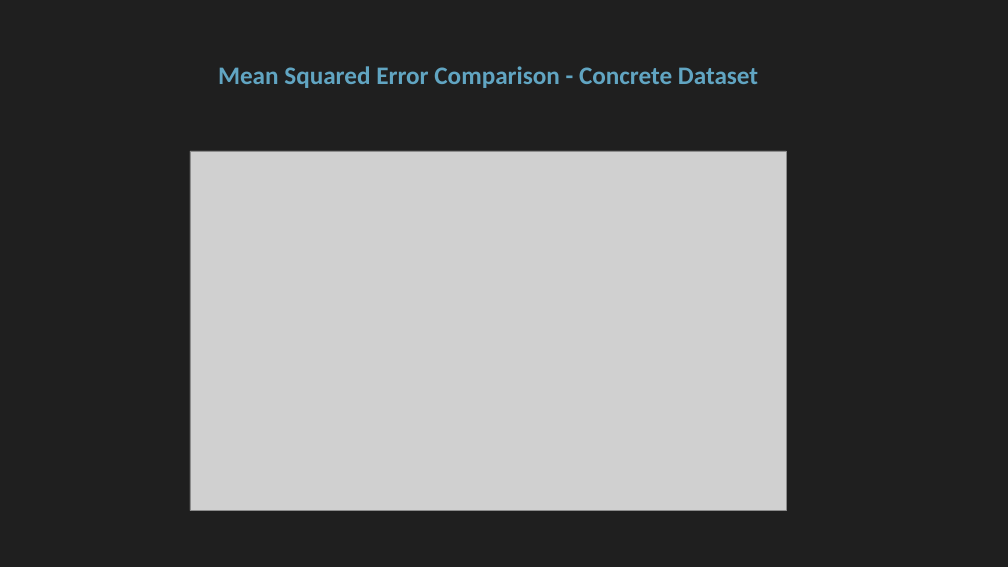
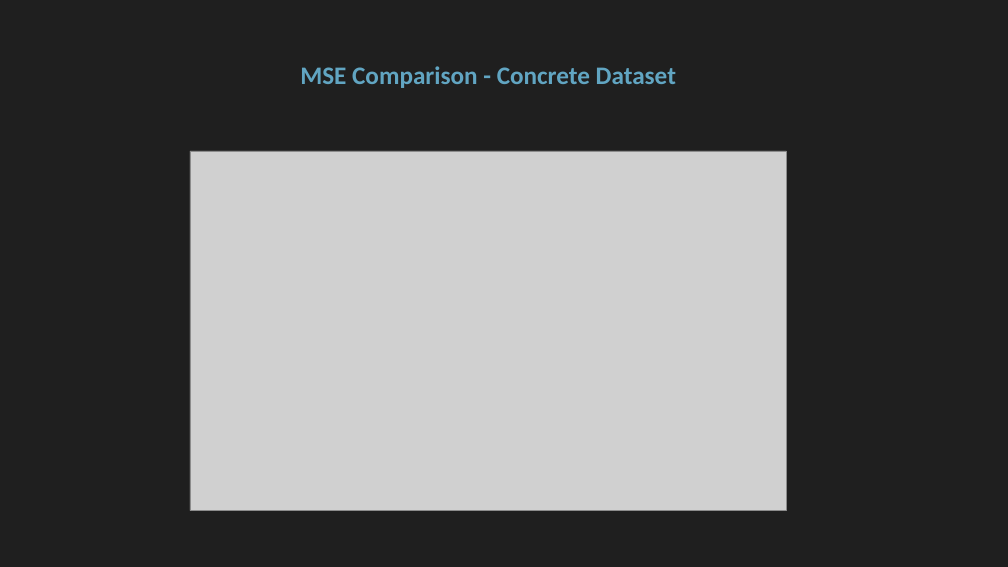
Before and after one commit to floengl/Machine-Learning, a slide deck: slide 10 of Exercise_2/Exercie2_slides.pptx. Drawn at 1008x567 pixels with LibreOffice and Linux fonts; fonts in the diff are those of the drawing; grey boxes stand for pictures. Boxes give left, top, right and bottom in pixels: in the first picture for what was removed or moved away, otherwise in the second. Text is boxed around its words. In the diff, an @@ line names an element or a change of style, - is before the commit and + after.

Commit message:
PPT update

```diff
--- a/Exercise_2/Exercie2_slides.pptx
+++ b/Exercise_2/Exercie2_slides.pptx
@@ title at bbox=[300, 66, 676, 88]: text changed @@
-Mean Squared Error Comparison - Concrete Dataset
+MSE Comparison - Concrete Dataset
```
Also in this commit, not shown: 2 other slides changed, 3 slides added.
